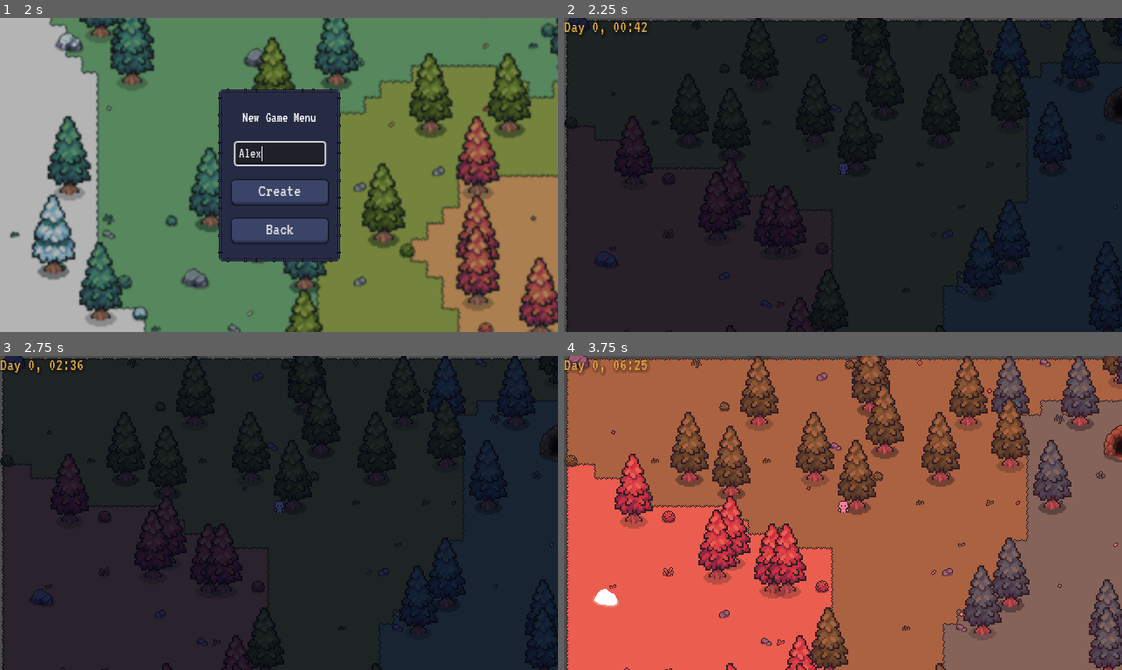
Above: before the commit, frames 1-4 (two rows, left to right).
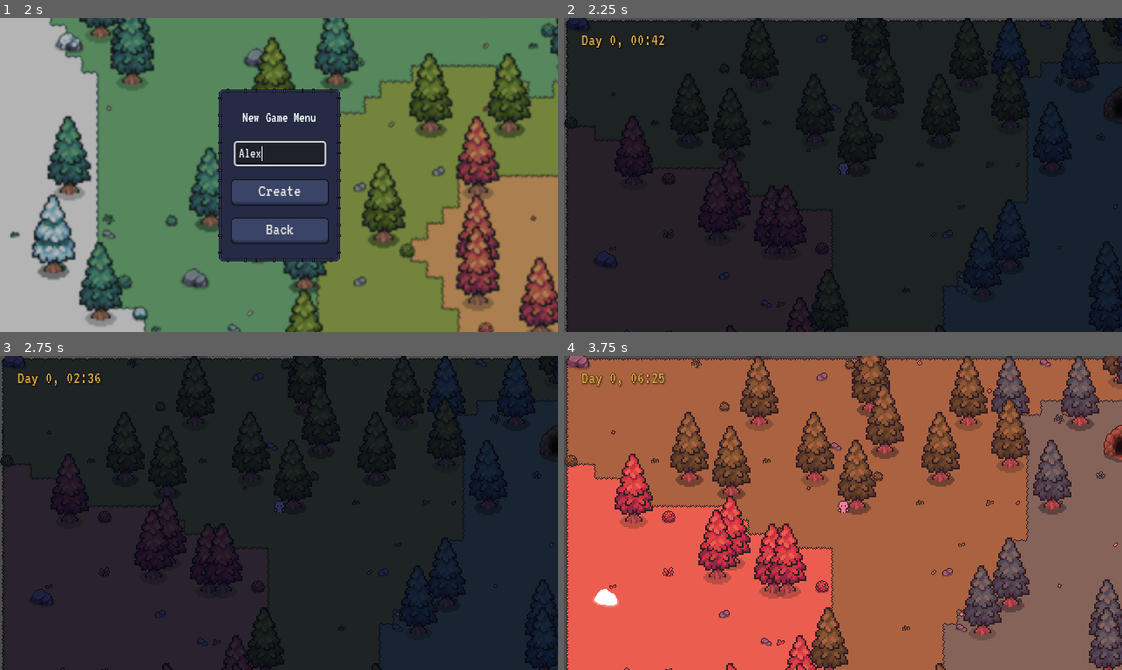
Above: after the commit, the same moments.

Repository: Malekitos/escape-protocol
Game: Godot game, scene res://Scenes/Menu_Scenes/menu.tscn
Same seed, same stepped clock (60 frames per second), same inputs: the game is played once before the commit and once after it.
Inputs (mouse positions are in pixels of both pictures, inside the frame that each line leads up to):
- Up to frame 1 (2 s): click "New Game" at 0.5 s; click (279, 153) at 1.27 s; type "Alex" at 1.35 s
- Up to frame 2 (2.25 s): click "Create" at 2 s
- Up to frame 3 (2.75 s): no input
- Up to frame 4 (3.75 s): drag from (575, 359) to (608, 597) at 2.77 s; drag from (608, 597) to (575, 359) at 3.52 s

Frame 1 is identical in both runs. In frame 2, 0.3% of the frame differs, in the area x 0-18%, y 1-10%; in frame 3, 0.3%; in frame 4, 0.8%, in the area x 0-19%, y 1-10%.

Commit message:
day night

Diff:
--- a/Scenes/proc_gen_world.tscn
+++ b/Scenes/proc_gen_world.tscn
@@ -23,8 +23,10 @@
 
 [sub_resource type="LabelSettings" id="LabelSettings_ighaj"]
 font_size = 20
-font_color = Color(0.859799, 0.652971, 0.254611, 1)
-shadow_size = 10
+font_color = Color(0.858824, 0.654902, 0.254902, 1)
+outline_size = 1
+outline_color = Color(0, 0, 0, 1)
+shadow_size = 5
 shadow_color = Color(0, 0, 0, 0.176471)
 
 [node name="proc_gen_world" type="Node2D"]
@@ -39,11 +41,15 @@
 
 [node name="CanvasLayer" type="CanvasLayer" parent="CanvasModulate"]
 
-[node name="time_label" type="Label" parent="CanvasModulate/CanvasLayer"]
+[node name="MarginContainer" type="MarginContainer" parent="CanvasModulate/CanvasLayer"]
 offset_right = 40.0
-offset_bottom = 17.0
-text = "Label
-"
+offset_bottom = 40.0
+theme_override_constants/margin_left = 20
+theme_override_constants/margin_top = 10
+
+[node name="time_label" type="Label" parent="CanvasModulate/CanvasLayer/MarginContainer"]
+layout_mode = 2
+text = "Label"
 label_settings = SubResource("LabelSettings_ighaj")
 horizontal_alignment = 1
 vertical_alignment = 1
--- a/Scripts/daynightcycle.gd
+++ b/Scripts/daynightcycle.gd
@@ -1,7 +1,7 @@
 extends CanvasModulate
 
 @onready var sky_gradient: GradientTexture1D = preload("res://Assets/daynightcycle-gradient-texture.tres")
-@onready var time_label: Label = $CanvasLayer/time_label
+@onready var time_label: Label = $CanvasLayer/MarginContainer/time_label
 
 signal time_tick(day: int, hour: int, minute: int)
 
